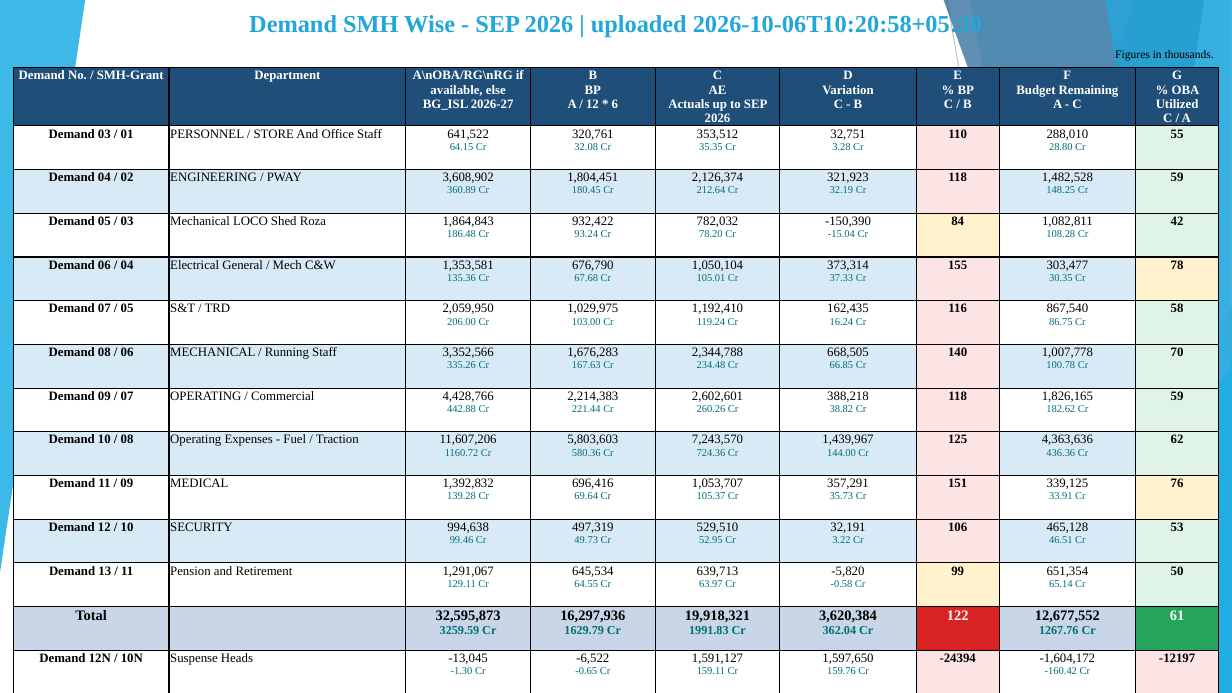
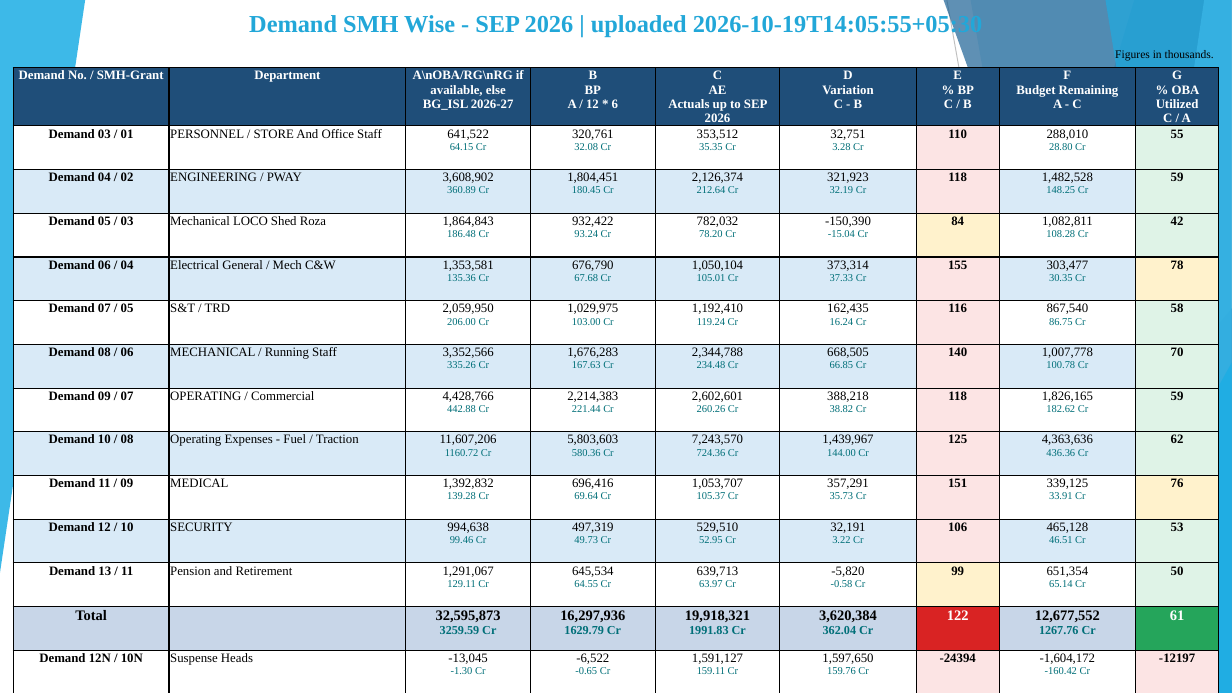
Before and after one commit to girishtiwari007/MB-BUDGET, a slide deck: slide 3 of exports/Moradabad_Division_Current_Year_Budget_Analysis.pptx. Drawn at 1232x693 pixels with LibreOffice and Linux fonts; fonts in the diff are those of the drawing. Boxes give left, top, right and bottom in pixels: in the first picture for what was removed or moved away, otherwise in the second. Text is boxed around its words. In the diff, an @@ line names an element or a change of style, - is before the commit and + after.

```diff
--- a/exports/Moradabad_Division_Current_Year_Budget_Analysis.pptx
+++ b/exports/Moradabad_Division_Current_Year_Budget_Analysis.pptx
@@ text at (x1=249, y1=13, x2=982, y2=38): text changed @@
-Demand SMH Wise - SEP 2026 | uploaded 2026-10-06T10:20:58+05:30
+Demand SMH Wise - SEP 2026 | uploaded 2026-10-19T14:05:55+05:30
```
Also in this commit, not shown: 11 other slides changed, 48 other files.
